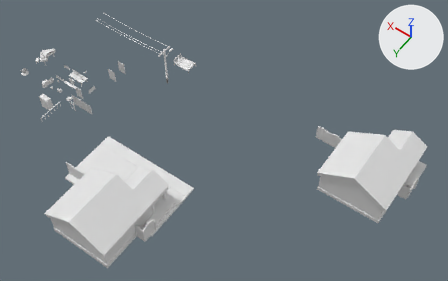
The Blender file assets/3d/householdModels.blend as it was, and as the next commit left it.
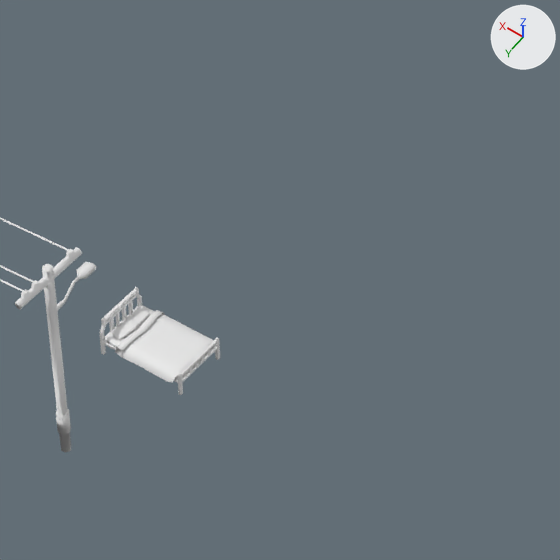
Old and new are each drawn whole from a 50 mm lens placed at (-72.2, 83.8, 110.8), pointed at (-23.6, 15.6, 3.8) and again close up on the part from 35% to 58% of the width and 0% to 37% of the height. The lights are fixed; the arrows at upper right show +X, +Y and +Z.
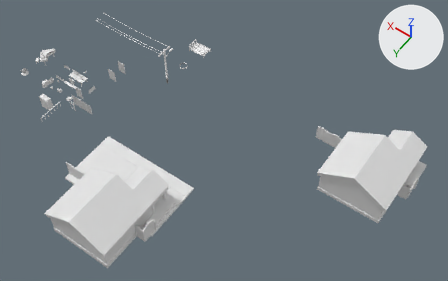
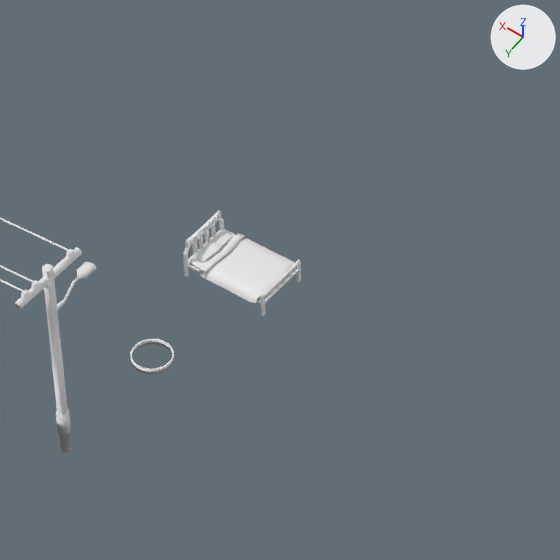
Diff of the bpy script that builds the scene:
```diff
--- a/assets/3d/householdModels.blend.py
+++ b/assets/3d/householdModels.blend.py
@@ me_cylinder_011 @@
+me_cylinder_011.from_pydata(...)  # 128 vertices, 128 faces; spans x -1.0..1.0, y -1.0..1.0, z -1.0..1.0
+me_cylinder_011.polygons.foreach_set('use_smooth', [True] * 128)
@@ ob_cube_014 @@
 ob_cube_014 = bpy.data.objects.new('Cube.014', me_cube_004)
-ob_cube_014.location = (-0.24, -0.74, 0.31)
+ob_cube_014.location = (-0.24, -7.06, 0.31)
 ob_cube_014.scale = (2.71, 1.49, 0.0285)
@@ ob_cube_015 @@
 ob_cube_015 = bpy.data.objects.new('Cube.015', me_cube_013)
-ob_cube_015.location = (0.12, -0.75, 0.42)
+ob_cube_015.location = (0.12, -7.08, 0.42)
 ob_cube_015.scale = (2.14, 1.37, 0.0913)
@@ ob_cube_016 @@
 ob_cube_016 = bpy.data.objects.new('Cube.016', me_cube_014)
-ob_cube_016.location = (1.8, -1.25, 0.62)
+ob_cube_016.location = (1.8, -7.57, 0.62)
 ob_cube_016.rotation_euler = (0.0, 0.0, -1.571)  # degrees (0, 0, -90)
@@ ob_plane_001 @@
 ob_plane_001 = bpy.data.objects.new('Plane.001', me_plane_001)
-ob_plane_001.location = (-0.27, -0.72, 0.61)
+ob_plane_001.location = (-0.27, -7.04, 0.61)
 ob_plane_001.scale = (1.61, 1.97, 1.0)
@@ ob_cube_017 @@
 ob_cube_017 = bpy.data.objects.new('Cube.017', me_cube_015)
-ob_cube_017.location = (1.8, -0.23, 0.65)
+ob_cube_017.location = (1.8, -6.55, 0.65)
 ob_cube_017.rotation_euler = (0.0, -0.19, -1.824)  # degrees (0, -11, -105)
@@ ob_cylinder_013 @@
+ob_cylinder_013 = bpy.data.objects.new('Cylinder.013', me_cylinder_011)
+ob_cylinder_013.location = (0.02, 0.0, 0.14)
+ob_cylinder_013.scale = (1.0, 1.0, 0.151)
```

Pixel boxes (x1, y1, x2, y2) of what changed, in the close-ups (560 x 560 px):
'Plane.001', moved: before (115, 310, 214, 383); after (198, 233, 295, 303)
'Cube.014', moved: before (99, 287, 220, 395); after (183, 210, 301, 316)
'Cube.017', moved: before (111, 318, 137, 340); after (195, 241, 219, 262)
'Cylinder.013', added: after (130, 339, 174, 374)
'Cube.015', moved: before (107, 306, 213, 378); after (190, 229, 292, 299)
'Cube.016', moved: before (128, 308, 150, 327); after (210, 231, 232, 250)
